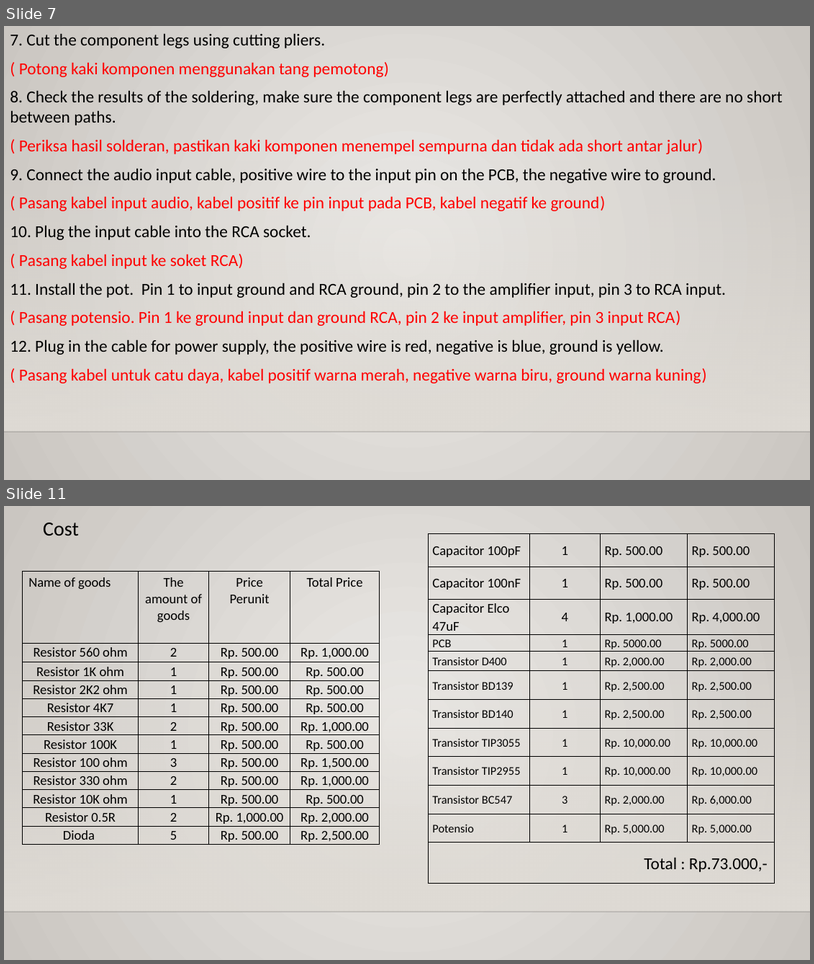
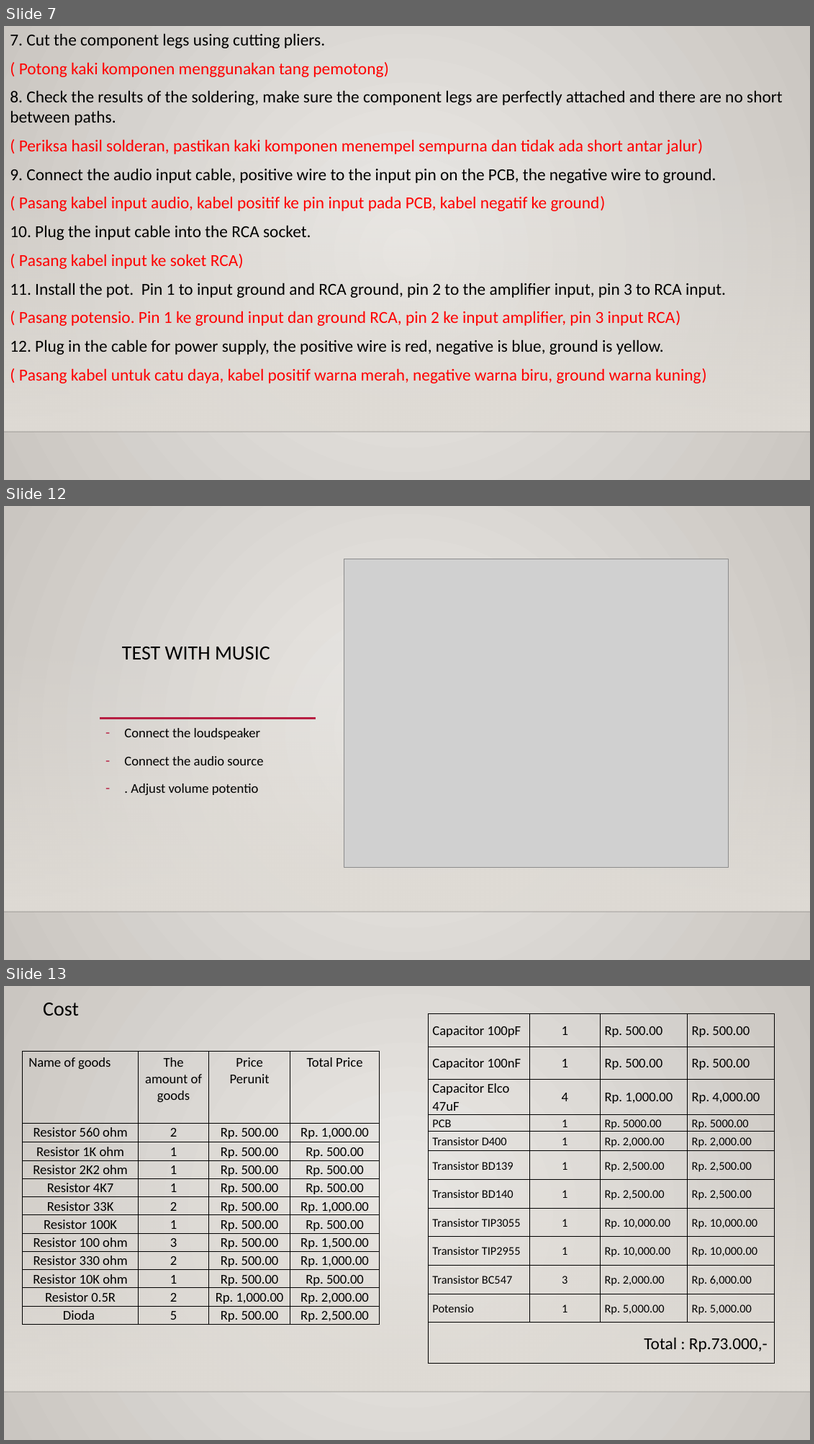
Before and after one commit to rizkywidianto12/Elektronika, a slide deck: Doc/Presentasi.pptx. Shown one above the other, each under a label of ours: slides 7 and 11 before the commit, slides 7, 12 and 13 after it; the slides between them are not shown. The pictures are 814x964 and 814x1444 pixels, drawn with LibreOffice and Linux fonts; fonts in the diff are those of the drawing; grey boxes stand for pictures; background and template pictures are left out. Boxes give left, top, right and bottom in pixels: in the first picture for what was removed or moved away, otherwise in the second. Text is boxed around its words. In the diff, an @@ line names an element or a change of style, - is before the commit and + after.

```diff
--- a/Doc/Presentasi.pptx
+++ b/Doc/Presentasi.pptx
@@ slide 12 added at box(4, 506, 810, 960), background gradient #ECEAE7 to #CAC7C1; not listed: 2 template elements that a slide beside it also shows @@
@@ picture added at box(345, 559, 729, 867) @@
@@ title added at box(122, 646, 270, 659), 24 pt, text #000000 @@
+TEST WITH MUSIC
@@ line added from (100, 718) to (316, 718), #B71E42 2.5 pt @@
@@ text added at box(124, 728, 263, 795), 16 pt, text #000000 @@
+– Connect the loudspeaker
+– Connect the audio source
+– . Adjust volume potentio
@@ what was slide 11 is now slide 13 @@
```
Also in this commit, not shown: 4 slides changed, 5 other slides added, 1 slide removed, 1 other file.
